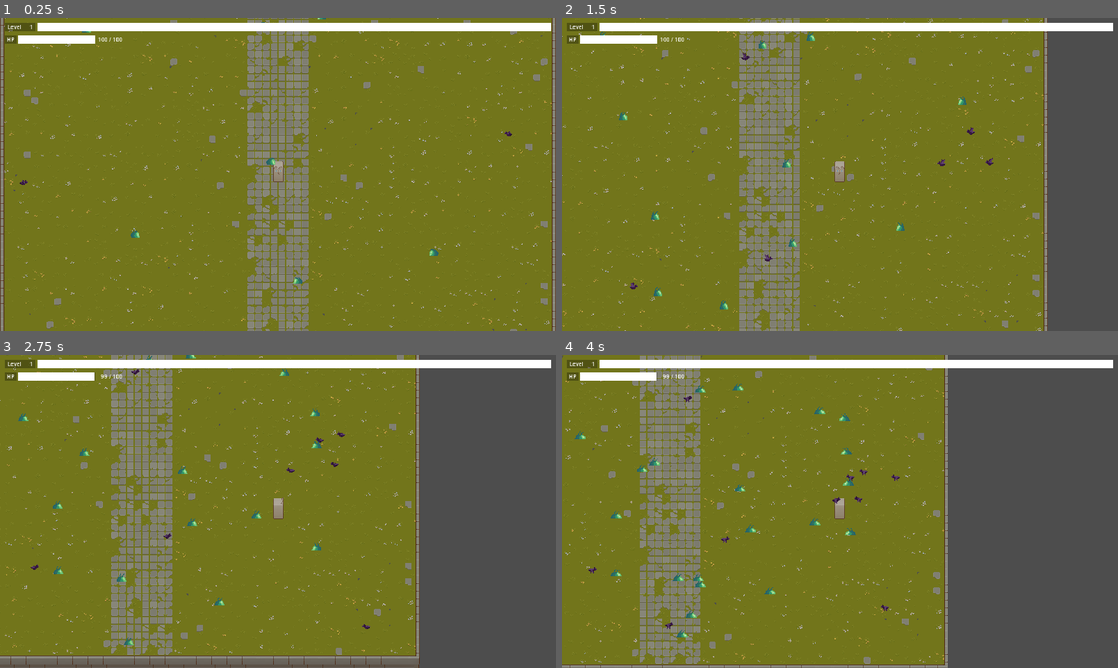
Above: before the commit, frames 1-4 (two rows, left to right).
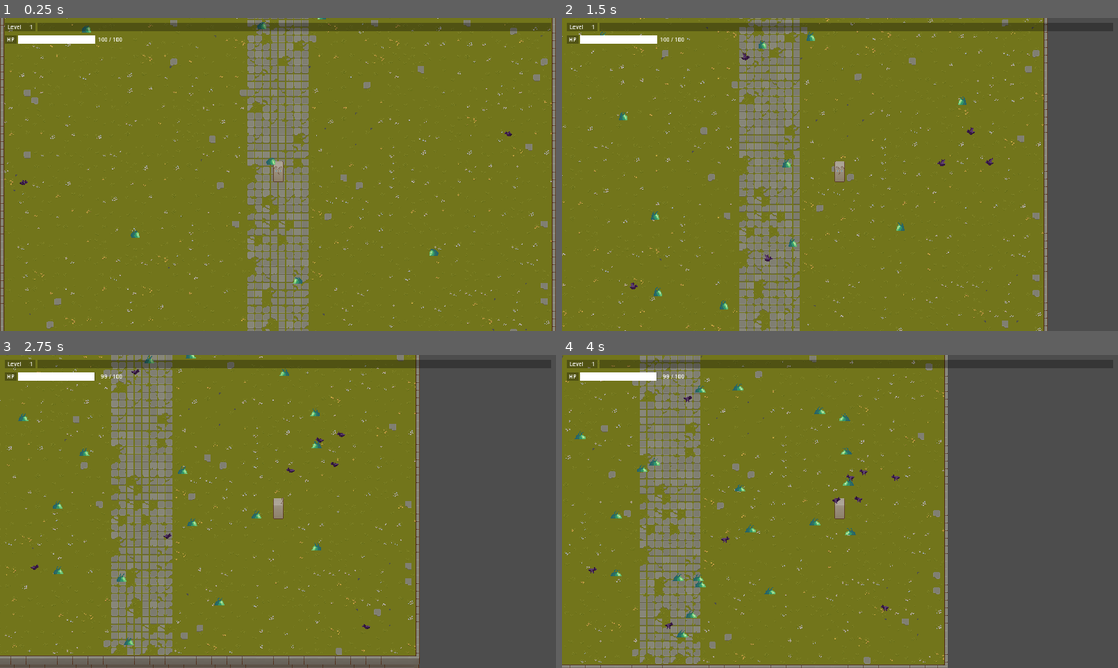
Above: after the commit, the same moments.

Repository: reyhanfarabi/project-survive
Game: Godot game, scene res://scenes/game.tscn
The game is run twice, just before and just after one commit, with the same random seed, the same clock (stepped at 60 frames per second) and the same inputs. The project has no main scene, so this scene is started directly.
Inputs:
- Up to frame 1 (0.25 s): no input
- Up to frame 2 (1.5 s): hold D (right) 0.53-1.28 s; tap W (top) at 0.6, 1.35 s; hold S (down) from 1.28 s (still down)
- Up to frame 3 (2.75 s): release S (down) at 2.03 s; hold D (right) from 2.03 s (still down); tap W (top) at 2.1 s
- Up to frame 4 (4 s): tap W (top) at 2.85, 3.6 s; release D (right) at 3.53 s; hold A (left) from 3.53 s (still down)

The runs differ from the first frame. In frame 1, 2.5% of the frame differs, in the area x 6-100%, y 1-5%; in frame 2, 2.5%; in frame 3, 2.5%; in frame 4, 2.5%.

Commit message:
add logic to update level ui

Diff:
--- a/scenes/level_ui.tscn
+++ b/scenes/level_ui.tscn
@@ -1,7 +1,9 @@
-[gd_scene load_steps=3 format=3 uid="uid://qda4pohc0ss"]
+[gd_scene load_steps=5 format=3 uid="uid://qda4pohc0ss"]
 
+[ext_resource type="Script" path="res://scripts/level_ui.gd" id="1_6wrsy"]
 [ext_resource type="Texture2D" uid="uid://drtssacttunyc" path="res://assets/health_bar/under.png" id="1_fjjte"]
 [ext_resource type="Texture2D" uid="uid://ypoqksfl2c8w" path="res://assets/health_bar/progress.png" id="2_8rmql"]
+[ext_resource type="Resource" uid="uid://c2ghf4uta802a" path="res://resources/entity/player.tres" id="2_f18yr"]
 
 [node name="LevelUIContainer" type="HBoxContainer"]
 custom_minimum_size = Vector2(0, 18)
@@ -9,6 +11,8 @@
 anchor_right = 1.0
 offset_bottom = 16.0
 grow_horizontal = 2
+script = ExtResource("1_6wrsy")
+_player_resource = ExtResource("2_f18yr")
 
 [node name="LevelLabelContainer" type="ColorRect" parent="."]
 custom_minimum_size = Vector2(64, 16)
@@ -26,6 +30,7 @@
 vertical_alignment = 1
 
 [node name="LevelNumber" type="Label" parent="LevelLabelContainer"]
+layout_mode = 0
 offset_left = 36.0
 offset_right = 58.0
 offset_bottom = 19.0
@@ -38,7 +43,7 @@
 custom_minimum_size = Vector2(10, 16)
 layout_mode = 2
 size_flags_horizontal = 3
-value = 100.0
+max_value = 0.0
 nine_patch_stretch = true
 texture_under = ExtResource("1_fjjte")
 texture_progress = ExtResource("2_8rmql")
--- /dev/null
+++ b/scripts/level_ui.gd
@@ -0,0 +1,23 @@
+extends HBoxContainer
+
+
+@export var _player_resource: Resource_Player
+
+
+func _ready():
+	_set_level()
+	_set_level_experience()
+
+
+func _process(delta):
+	_set_level()
+	_set_level_experience()
+
+
+func _set_level():
+	$LevelLabelContainer/LevelNumber.set_text(str(_player_resource.level))
+
+
+func _set_level_experience():
+	$LevelEXPBar.max_value = _player_resource.current_level_max_experience
+	$LevelEXPBar.value = _player_resource.current_level_experience
--- a/scripts/resources/resource_player.gd
+++ b/scripts/resources/resource_player.gd
@@ -15,7 +15,7 @@
 
 # level methods
 func setup_level():
-	current_level_experience = level * level_base_multiplier
+	current_level_max_experience = level * level_base_multiplier
 
 func update_level(collected_exp: int):
 	current_level_experience += collected_exp
